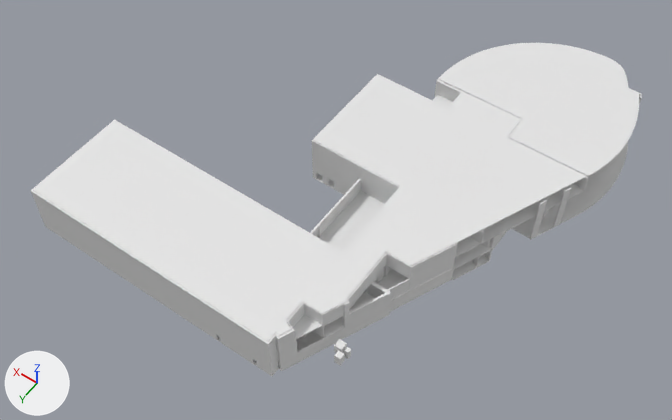
The Blender file INB Resources/Raw Assets/Blender/floor.blend, before and after one commit.
Both versions are drawn from a 50 mm camera at (-71.9, 133.8, 159.1) aimed at (1.0, 31.7, -1.4). Every picture has the same lights, and +X, +Y and +Z are marked at lower left.

Names of what the first picture shows: 'FLOOR-0', 'FLOOR-0-WALLS', 'FLOOR-1', 'FLOOR-1-WALLS', 'FLOOR-2', 'FLOOR-2-WALLS', 'FLOOR-3'.
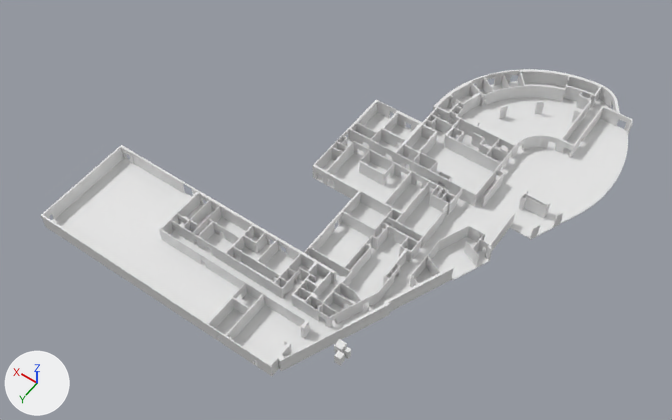
Patch to the scene script:
```diff
--- a/INB Resources/Raw Assets/Blender/floor.blend.py
+++ b/INB Resources/Raw Assets/Blender/floor.blend.py
@@ ob_floor_3 @@
 ob_floor_3.location = (0.0, 0.0, 12.2)
+ob_floor_3.hide_viewport = True
@@ ob_floor_2 @@
 ob_floor_2.location = (0.0, 0.0, 8.2)
+ob_floor_2.hide_viewport = True
@@ ob_floor_1 @@
 ob_floor_1.location = (0.0, 0.0, 4.1)
+ob_floor_1.hide_viewport = True
@@ ob_floor_2_walls @@
 ob_floor_2_walls.location = (0.0, 0.0, 10.2)
+ob_floor_2_walls.hide_viewport = True
@@ ob_floor_1_walls @@
 ob_floor_1_walls.location = (0.0, 0.0, 6.1)
+ob_floor_1_walls.hide_viewport = True
```

Pixel boxes [x1, y1, x2, y2] of what changed, in the pictures (672 x 420 px):
'FLOOR-3', hidden: before [33, 43, 639, 342]
'FLOOR-2-WALLS', hidden: before [31, 74, 642, 356]
'FLOOR-1-WALLS', hidden: before [36, 94, 567, 366]
'FLOOR-1', hidden: before [319, 90, 492, 338]
'FLOOR-2', hidden: before [293, 95, 583, 340]
'FLOOR-0', unchanged, uncovered by the edit: before [217, 142, 628, 366]; after [52, 81, 628, 366]
'FLOOR-0-WALLS', unchanged, uncovered by the edit: before [41, 166, 563, 376]; after [41, 69, 632, 376]
